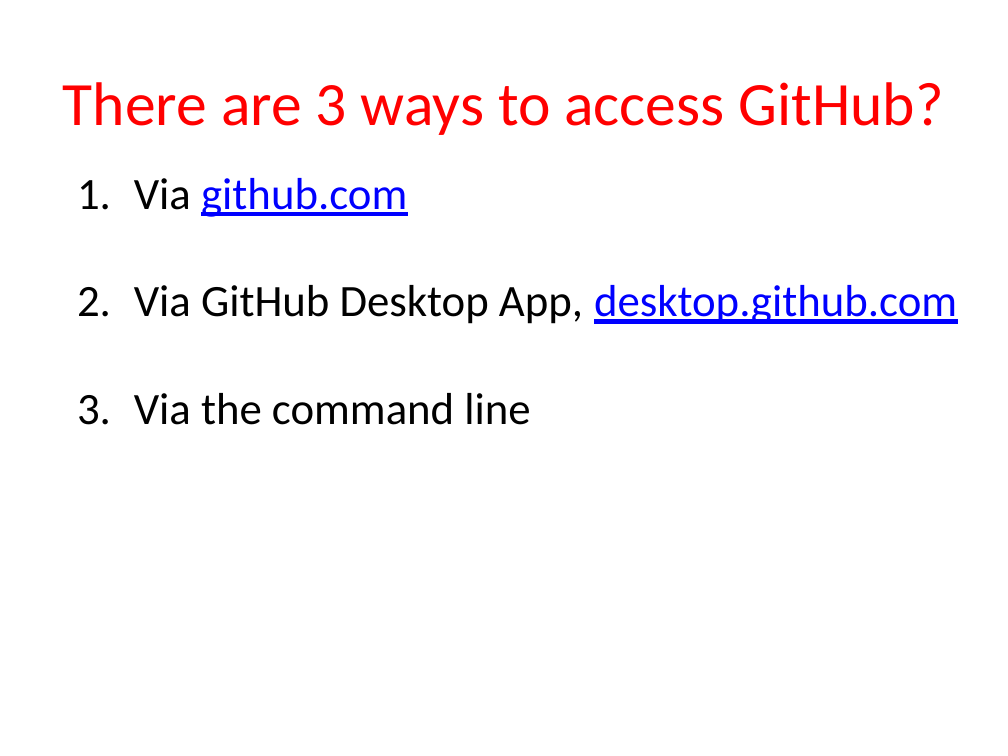
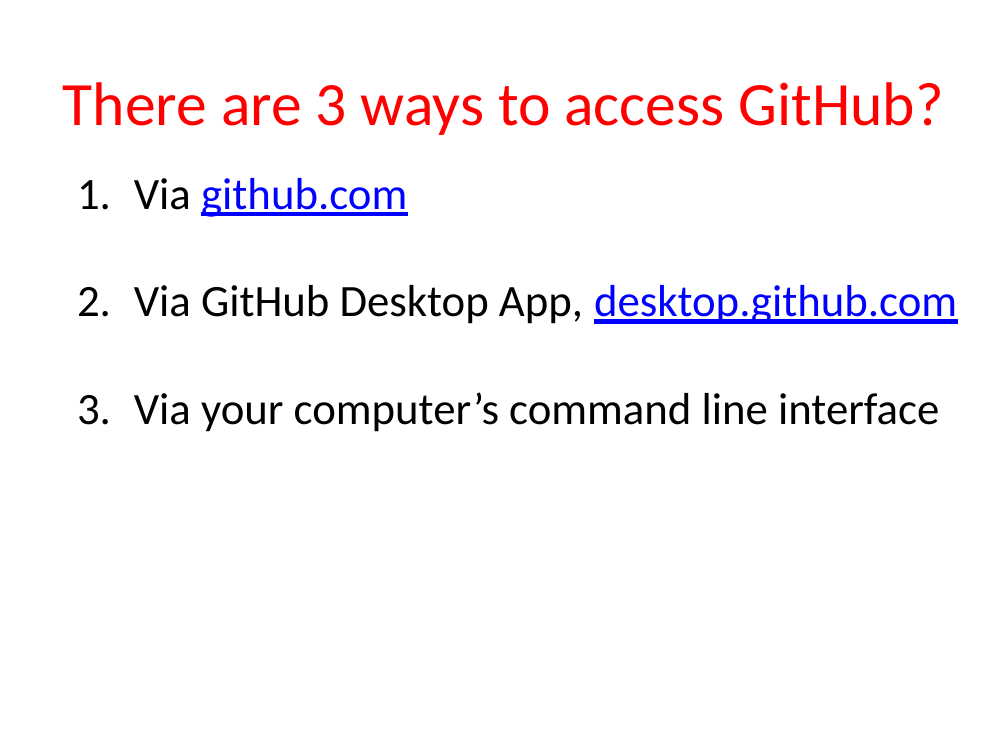
Before and after one commit to nghamedic/github-workshop, a slide deck: slide 21 of Using GitHub to Manage Your Scholarly Work.pptx. Drawn at 1008x756 pixels with LibreOffice and Linux fonts; fonts in the diff are those of the drawing. Boxes give left, top, right and bottom in pixels: in the first picture for what was removed or moved away, otherwise in the second. Text is boxed around its words. In the diff, an @@ line names an element or a change of style, - is before the commit and + after.

```diff
--- a/Using GitHub to Manage Your Scholarly Work.pptx
+++ b/Using GitHub to Manage Your Scholarly Work.pptx
@@ text at <box>134,392,939,432</box>: text changed @@
-3. Via the command line
+3. Via your computer’s command line interface
```
Also in this commit, not shown: 3 other slides changed.
